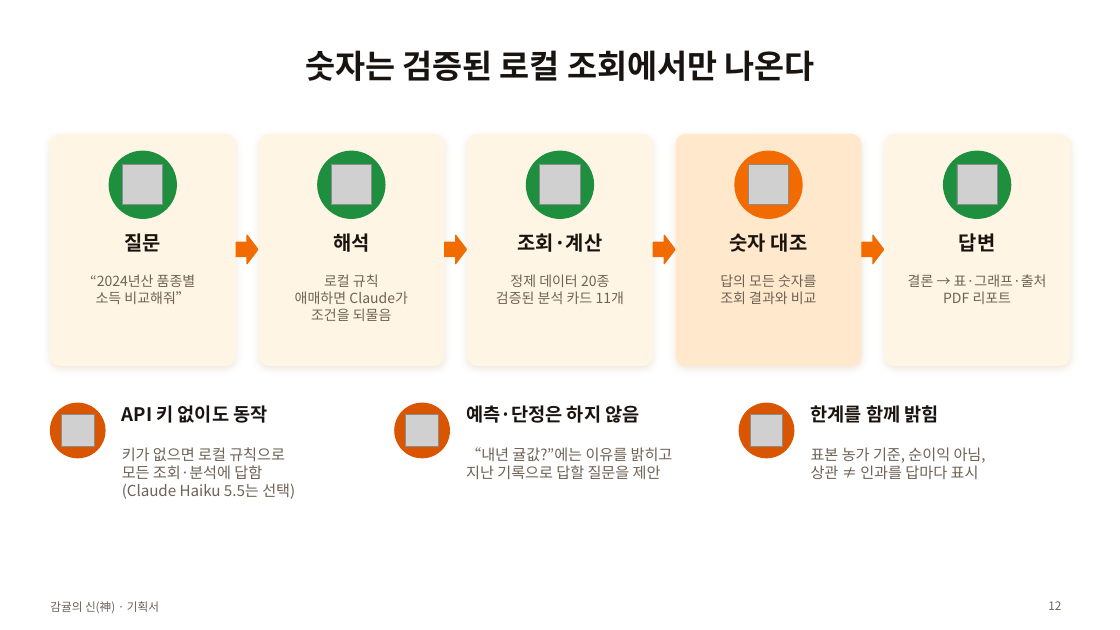
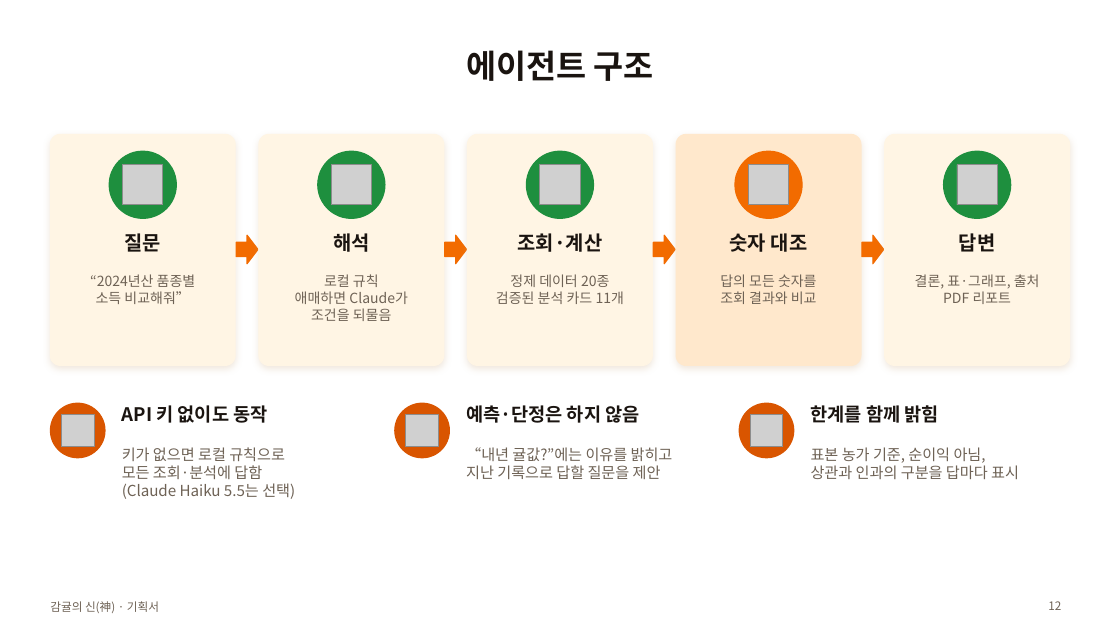
Before and after one commit to Jeju-Citrus-Analysis-Agent/Citrus-Analysis, a slide deck: slide 12 of docs/submission/00_기획서.pptx. Drawn at 1120x630 pixels with LibreOffice and Linux fonts; fonts in the diff are those of the drawing; grey boxes stand for pictures. Boxes give left, top, right and bottom in pixels: in the first picture for what was removed or moved away, otherwise in the second. Text is boxed around its words. In the diff, an @@ line names an element or a change of style, - is before the commit and + after.

```diff
--- a/docs/submission/00_기획서.pptx
+++ b/docs/submission/00_기획서.pptx
@@ title at [466, 50, 654, 81]: text changed @@
-숫자는 검증된 로컬 조회에서만 나온다
+에이전트 구조
@@ text at [915, 274, 1040, 289]: text changed @@
-결론 → 표·그래프·출처
+결론, 표·그래프, 출처
@@ text at [811, 465, 1019, 479]: text changed @@
-상관 ≠ 인과를 답마다 표시
+상관과 인과의 구분을 답마다 표시
```
Also in this commit, not shown: 13 other slides changed, 8 other files.
